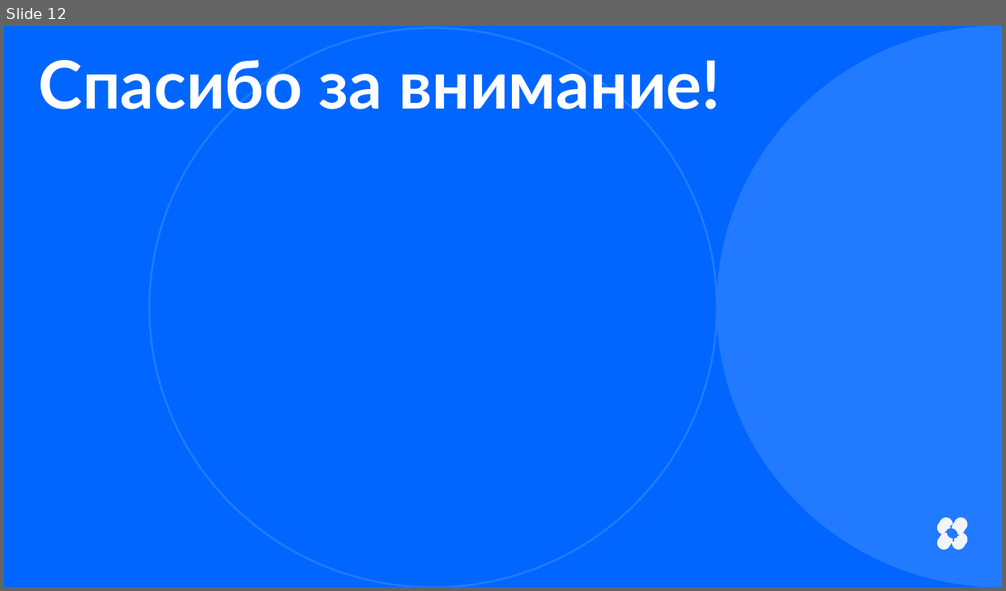
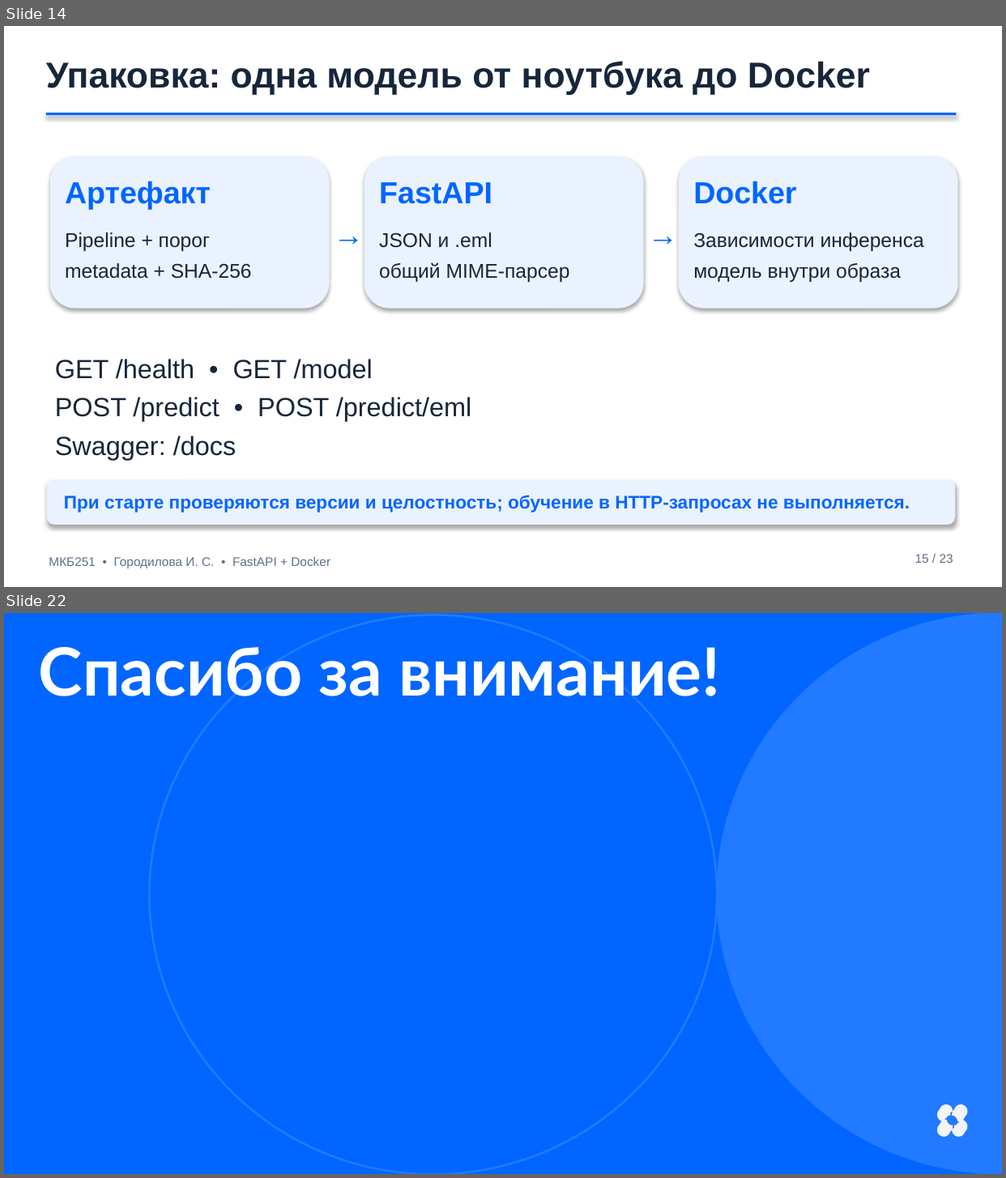
Before and after one commit to city-cyber/ML_Cyber, a slide deck: Городилова Ирина Сергеевна МКБ251 Итоговое задание.pptx. Shown one above the other, each under a label of ours: slide 12 before the commit, slides 14 and 22 after it; the slides between them are not shown. The pictures are 1006x591 and 1006x1178 pixels, drawn with LibreOffice and Linux fonts; fonts in the diff are those of the drawing. Boxes give left, top, right and bottom in pixels: in the first picture for what was removed or moved away, otherwise in the second. Text is boxed around its words. In the diff, an @@ line names an element or a change of style, - is before the commit and + after.

```diff
--- a/Городилова Ирина Сергеевна МКБ251 Итоговое задание.pptx
+++ b/Городилова Ирина Сергеевна МКБ251 Итоговое задание.pptx
@@ slide 14 added at <box>4,26,1002,587</box>, background #FFFFFF @@
@@ text added at <box>46,61,870,95</box>, 26 pt, text #17263A, bold @@
+Упаковка: одна модель от ноутбука до Docker
@@ rectangle added at <box>46,113,956,116</box>, fill #0066FF @@
@@ rounded rectangle added at <box>50,156,330,309</box>, fill #EAF2FF @@
@@ rounded rectangle added at <box>364,156,644,309</box>, fill #EAF2FF @@
@@ rounded rectangle added at <box>679,156,958,309</box>, fill #EAF2FF @@
@@ text added at <box>65,181,211,210</box>, 22 pt, text #0066FF, bold @@
+Артефакт
@@ text added at <box>379,182,492,204</box>, 22 pt, text #0066FF, bold @@
+FastAPI
@@ text added at <box>693,181,796,204</box>, 22 pt, text #0066FF, bold @@
+Docker
@@ text added at <box>331,214,357,254</box>, 22 pt, text #0066FF, bold @@
+→
@@ text added at <box>646,214,671,254</box>, 22 pt, text #0066FF, bold @@
+→
@@ text added at <box>65,233,252,279</box>, 14.4 pt, text #17263A @@
+Pipeline + порог
+metadata + SHA-256
@@ text added at <box>379,233,570,282</box>, 14.4 pt, text #17263A @@
+JSON и .eml
+общий MIME-парсер
@@ text added at <box>693,233,924,282</box>, 14.4 pt, text #17263A @@
+Зависимости инференса
+модель внутри образа
@@ text added at <box>55,359,472,460</box>, 19 pt, text #17263A @@
+GET /health • GET /model
+POST /predict • POST /predict/eml
+Swagger: /docs
@@ rounded rectangle added at <box>47,480,955,525</box>, fill #EAF2FF @@
@@ text added at <box>64,495,910,513</box>, 13.2 pt, text #0066FF, bold @@
+При старте проверяются версии и целостность; обучение в HTTP-запросах не выполняется.
@@ text added at <box>49,557,330,569</box>, 9 pt, text #607087 @@
+МКБ251 • Городилова И. С. • FastAPI + Docker
@@ text added at <box>915,554,953,563</box>, 9 pt, text #607087 @@
+15 / 23
@@ what was slide 12 is now slide 22 @@
```
Also in this commit, not shown: 9 slides changed, 10 other slides added, 1 slide removed, 4 other files.
